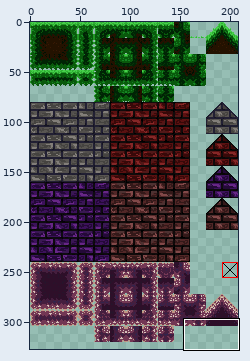
Sprite sheet, stored at assets/art/tilesets/tower_tiles.png. Above, an overview of the earlier version with the close-up marked.
Close-up. The starting point:
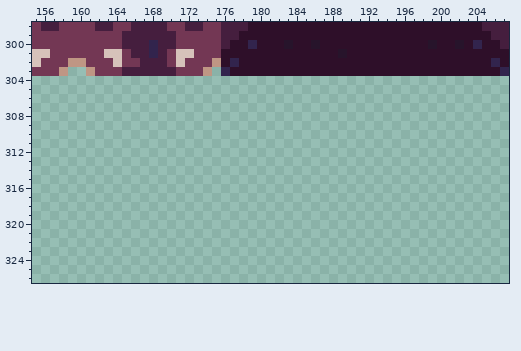
The file is 208x336 pixels. Colours within 5 levels of each other are drawn and written as one. Shown: x 155..207, y 298..326. The wide view leaves out empty margins.
And afterwards:
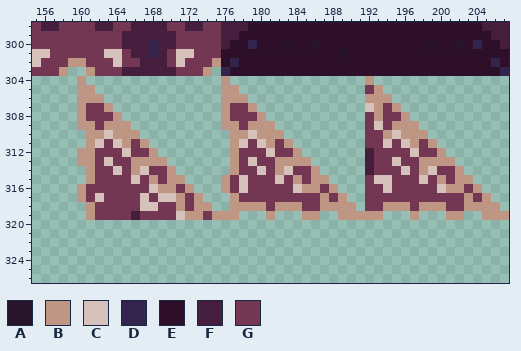
Palette (. is transparent): A #27142b  B #bf9684  C #d6c2ba  D #32244d  E #2e0f29  F #451e3e  G #733754
Difference:
y 304: x 160 . -> B; x 176 . -> B; x 192 . -> B
y 305: x 160..161 .. -> BB; x 176..177 .. -> BB; x 192..193 .. -> GB
y 306: x 160..162 ... -> BBB; x 176..178 ... -> BBB; x 192..194 ... -> BBB
y 307: x 160..163 .... -> BGGB; x 176..179 .... -> BGGB; x 192..195 .... -> CBGB
y 308: x 160..164 ..... -> BGGGB; x 176..180 ..... -> BGGGB; x 192..196 ..... -> GBGGB
y 309: x 160..165 ...... -> BBGBBB; x 176..181 ...... -> BBGBBB; x 192..197 ...... -> GCGBBB
y 310: x 161..166 ...... -> BBCBBB; x 177..182 ...... -> BBCBBB; x 192..198 ....... -> GGBCBBB
y 311: x 161..167 ....... -> BCGCBGB; x 177..183 ....... -> BCGCBGB; x 192..199 ........ -> GGCGCBGB
y 312: x 160..168 ......... -> BBGGGCGGB; x 177..184 ........ -> BGGGCGGB; x 192..200 ......... -> FGGGGCGGB
y 313: x 160..169 .......... -> BBGCGGBBBB; x 177..185 ......... -> BGCGGBBBB; x 192..201 .......... -> FGGCGGBBBB
y 314: x 161..170 .......... -> BGGCGBCGGB; x 177..186 .......... -> BGGCGBCGGB; x 192..202 ........... -> FGGGCGBCGGB
y 315: x 161..171 ........... -> BGGGGCGBGBB; x 176..187 ............ -> BGCGGGCGBGBB; x 192..203 ............ -> GCCGGGCGBGBB
y 316: x 160..172 ............. -> BGGGGGGGCBBGB; x 176..188 ............. -> BGCGGGGGCBBGB; x 192..204 ............. -> GGCGGGGGCBBGB
y 317: x 160..173 .............. -> BGCGGGGCGCCBGB; x 177..189 ............. -> BGGGGGGGGGBGB; x 192..205 .............. -> GGGGGGGGGGGBGB
y 318: x 161..174 .............. -> BGGGGGCCGGBGBB; x 177..190 .............. -> BBBBGBBBGGBBBB; x 192..206 ............... -> GGBBBGBBBGGBBBB
y 319: x 161..177 ................. -> BGGGGFGGGGCBBGBBB; x 181 . -> B; x 185..186 .. -> BB; x 189..193 ..... -> BBBBB; x 197 . -> B; x 201..202 .. -> BB; x 205..207 ... -> BBB
